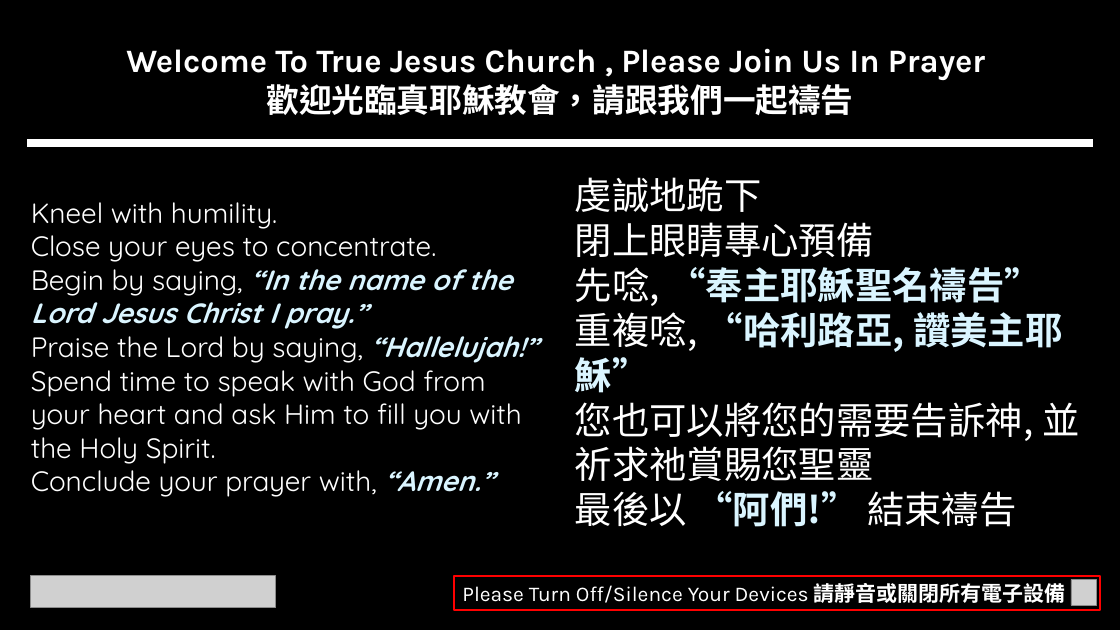
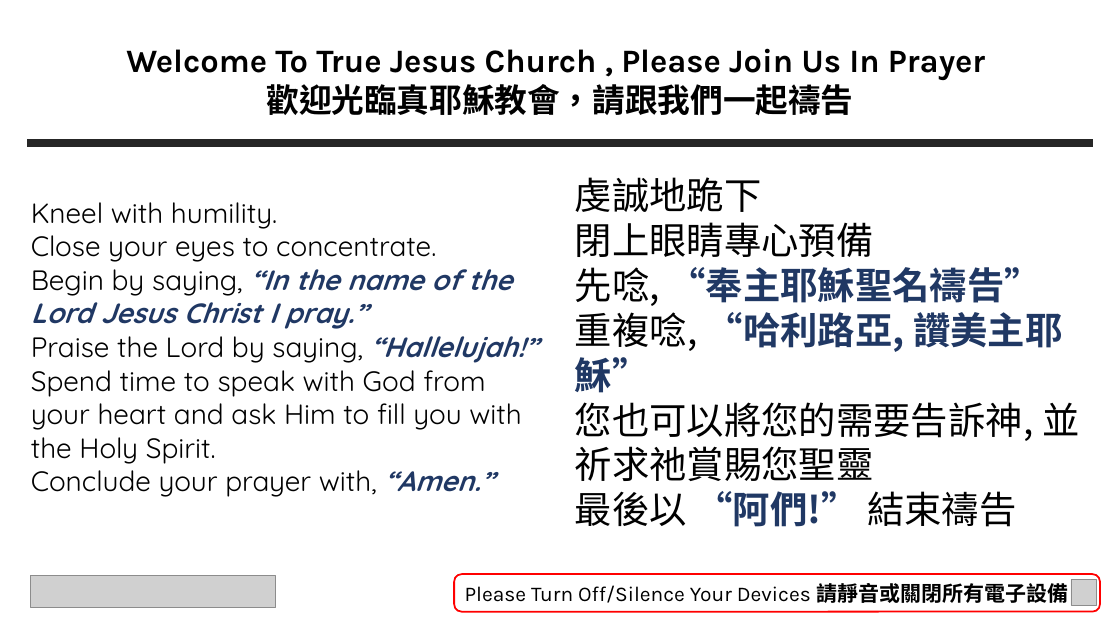
Before and after one commit to calebchanwy/tjc-powerpoint, a slide deck: slide 8 of TJCPowerPoint/Resources/ServiceWidescreen.pptx (slide 5 before the commit). Drawn at 1120x630 pixels with LibreOffice and Linux fonts; fonts in the diff are those of the drawing; grey boxes stand for pictures; background and template pictures are left out. Boxes give left, top, right and bottom in pixels: in the first picture for what was removed or moved away, otherwise in the second. Text is boxed around its words. In the diff, an @@ line names an element or a change of style, - is before the commit and + after.

Commit message:
27/12/22 V2 Redesign
Hymn selection
Light theme
Separate main sermon slides

```diff
--- a/TJCPowerPoint/Resources/ServiceWidescreen.pptx
+++ b/TJCPowerPoint/Resources/ServiceWidescreen.pptx
@@ background #000000 to picture (left out) @@
@@ text "Welcome To True Jesus Church ..." at [126,48,985,115]: text colour #FFFFFF to #000000 @@
@@ line (27, 143) - (1093, 143): stroke #FFFFFF 6 pt to #262626 6 pt @@
@@ text "虔誠地跪下" at [575,177,1079,527]: text colour #FFFFFF to #000000 in "虔誠地跪下", "閉上眼睛專心預備", "先唸,", "重複唸," and 2 more places; text colour #DAF5FF to #203864 in "“奉主耶穌聖名禱告”", "“哈利路亞, 讚美主耶穌”", "“阿們!”" @@
@@ text "Kneel with humility." at [31,202,538,497]: text colour #FFFFFF to #000000 in "Kneel with humility.", "Close your eyes to concentrate.", "Begin by saying,", "Praise the Lord by saying," and 2 more places; text colour #DAF5FF to #203864 in "“In the name of the Lord Jesus ...", "“Hallelujah!”", "“Amen.”" @@
@@ rounded rectangle "Please Turn Off/Silence Your Devices ..." at [455,574,1101,612]: text colour #FFFFFF to #000000; rectangle to rounded rectangle @@
```
Also in this commit, not shown: 7 other slides changed, 2 slides added, 29 other files.
